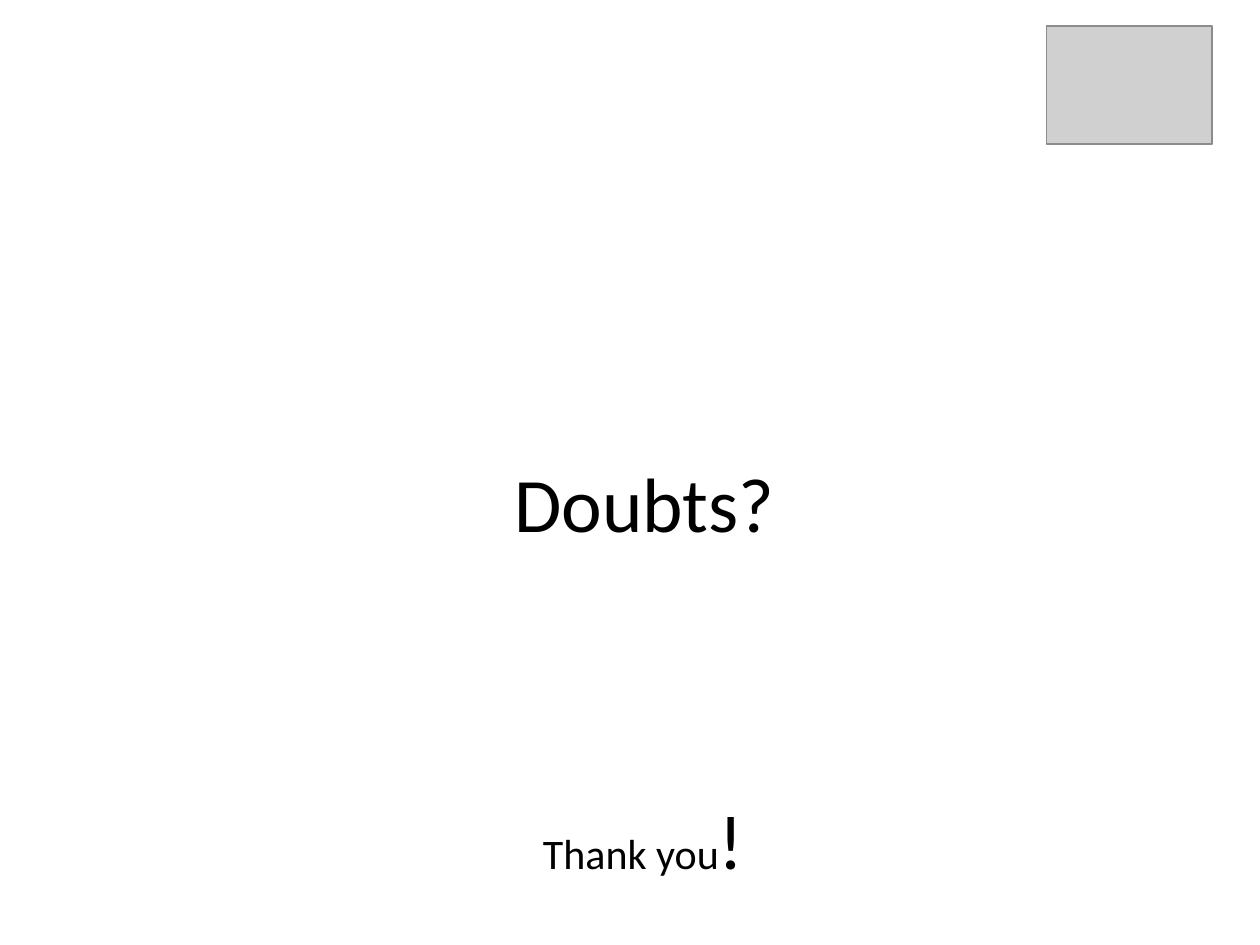
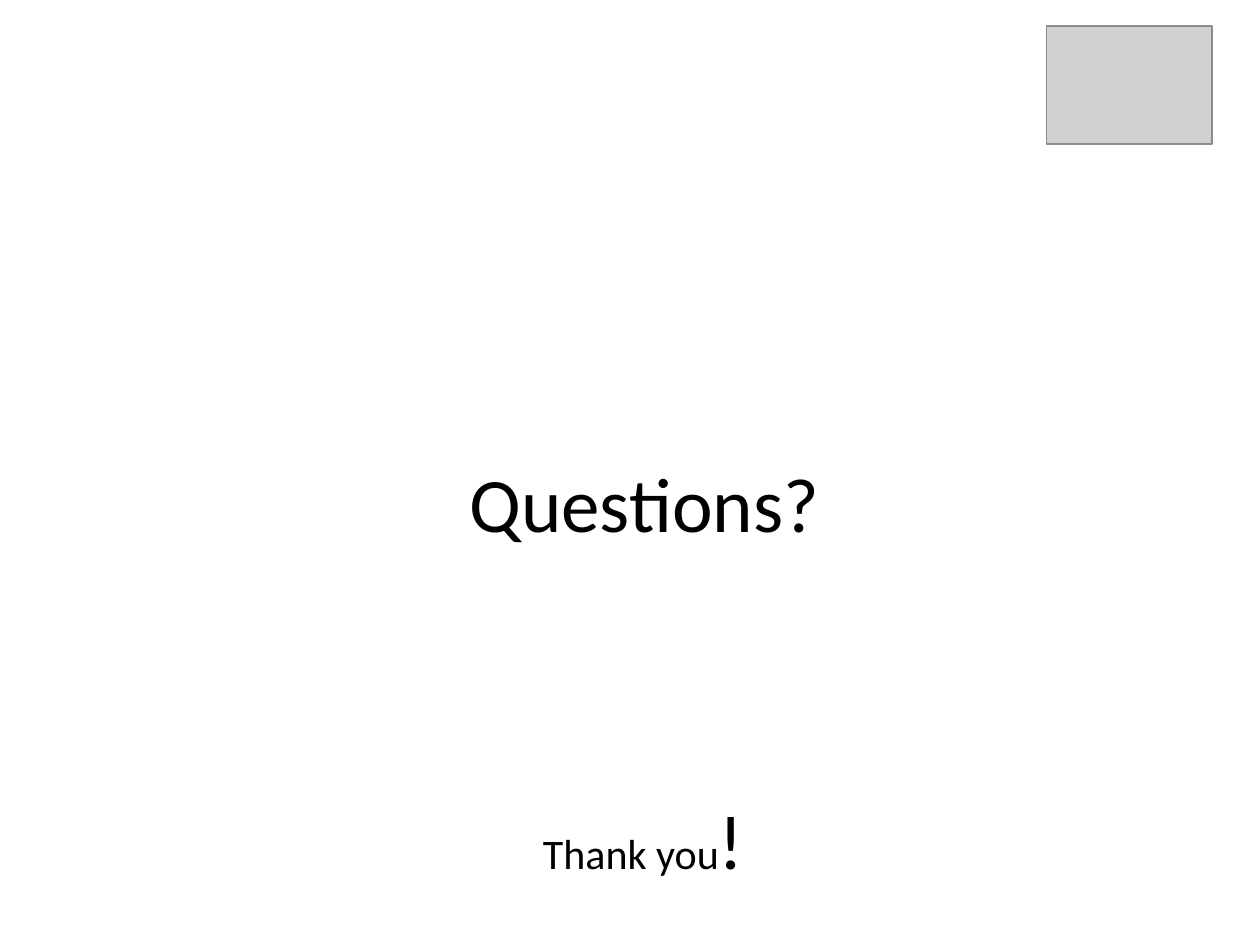
Before and after one commit to leonardocalil/ezo-assessment, a slide deck: slide 8 of Ezo-CalculatorProject.pptx (slide 6 before the commit). Drawn at 1260x945 pixels with LibreOffice and Linux fonts; fonts in the diff are those of the drawing; grey boxes stand for pictures. Boxes give left, top, right and bottom in pixels: in the first picture for what was removed or moved away, otherwise in the second. Text is boxed around its words. In the diff, an @@ line names an element or a change of style, - is before the commit and + after.

```diff
--- a/Ezo-CalculatorProject.pptx
+++ b/Ezo-CalculatorProject.pptx
@@ title at bbox=[470, 478, 819, 543]: text changed @@
-Doubts?
+Questions?
```
Also in this commit, not shown: 2 slides added, 2 other files.
